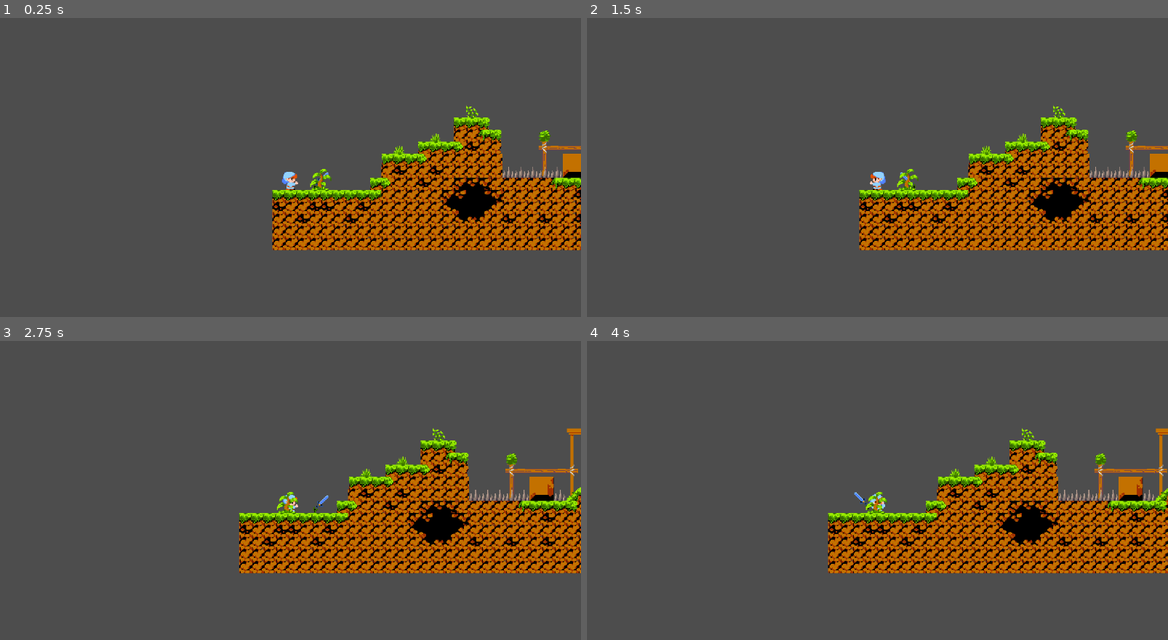
Above: before the commit, frames 1-4 (two rows, left to right).
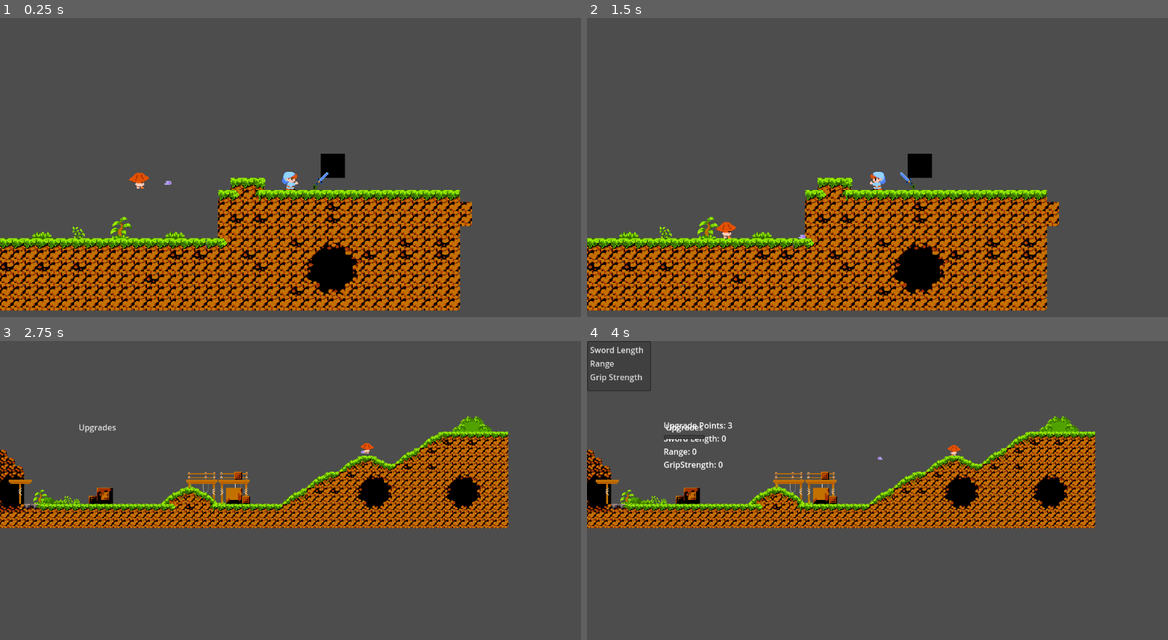
Above: after the commit, the same moments.

Repository: megaeonise/GMTK2023SwordofLegend
Game: Godot game, scene res://Tutorial_Plr.tscn
Two runs of this game, one before a commit and one after it. Both use one fixed random seed, a clock stepped at 60 frames per second and the inputs below. This scene is started directly instead of the project's main scene.
Inputs (mouse positions are in pixels of both pictures, inside the frame that each line leads up to):
- Up to frame 1 (0.25 s): no input
- Up to frame 2 (1.5 s): tap Enter (ui_accept) at 0.5, 0.77, 0.8, 1.07, 1.25, 1.35 s; move the mouse to (1005, 164) at 0.52 s; hold Right (ui_right) from 0.53 s (still down); tap Space (ui_select) at 0.6 s; move the mouse to (761, 197) at 1.27 s
- Up to frame 3 (2.75 s): tap Enter (ui_accept) at 1.52, 1.82, 2, 2.3 s; tap Space (ui_select) at 1.55 s; move the mouse to (348, 433) at 2.02 s; release Right (ui_right) at 2.03 s; press the mouse at (348, 433) at 2.03 s; hold Left (ui_left) from 2.03 s (still down)
- Up to frame 4 (4 s): release Left (ui_left) at 2.75 s; release the mouse at (935, 433) at 2.75 s; click (685, 427) at 2.75 s, where only the run after the commit has a clickable "Upgrades"; tap Enter (ui_accept) at 3.5, 3.77 s; move the mouse to (848, 568) at 3.52 s; hold Right (ui_right) from 3.53 s (still down); right-click (848, 568) at 3.6 s; tap Space (ui_select) at 3.8 s

The runs differ from the first frame. In frame 1, 34% of the frame differs, in the area x 0-100%, y 29-98%; in frame 2, 34%; in frame 3, 25%; in frame 4, 26%.

Commit message:
Added mushroom and  stats

Diff:
--- /dev/null
+++ b/Characters/Mushroom.gd
@@ -0,0 +1,63 @@
+extends CharacterBody2D
+
+var gravity = 10
+var speed = 150
+var can_shoot = true
+var hp = 3
+var damage_taken = 0
+
+
+func _ready():
+	self.add_collision_exception_with($Projectile)
+
+
+func _physics_process(delta):
+	if hp<=0:
+		queue_free()
+	velocity.y += gravity
+	move_and_slide()
+	shoot()
+
+
+
+func shoot():
+	var root_node = get_parent()
+	var player = root_node.get_node('Player')
+	var distance_from_player = global_position.distance_to(player.global_position)
+	var direction = $Projectile.global_position.direction_to(player.global_position)
+	var look = self.global_position.direction_to(player.global_position)
+	if distance_from_player<500 and can_shoot==true:
+		can_shoot = false
+		$Projectile.velocity = direction*speed
+		$Projectile/Timeout.start()
+	if look.x>0:
+		get_node("MushroomSprite").set_flip_h(true)
+		get_node("Projectile/ProjectileSprite").set_flip_h(true)
+	else:
+		get_node('MushroomSprite').set_flip_h(false)
+		get_node("Projectile/ProjectileSprite").set_flip_h(false)
+
+
+
+func _on_timeout_timeout():
+	$Projectile.position = Vector2(0,0)
+	$Projectile.velocity = Vector2(0,0)
+	$Projectile.set_visible(false)
+	$Projectile/Timeout2.start()
+
+
+func _on_timeout_2_timeout():
+	$Projectile.set_visible(true)
+	can_shoot = true
+
+
+func _on_sword_attack(damage):
+	damage_taken = damage
+
+
+func _on_sword_body_entered(body):
+	print(hp)
+	hp-=damage_taken
+	can_shoot=false
+	$MushroomSprite.play('hurt')
+	$Projectile/Timeout2.start()
--- /dev/null
+++ b/Characters/Mushroom.tscn
@@ -0,0 +1,166 @@
+[gd_scene load_steps=24 format=3 uid="uid://h5eims7dm7rq"]
+
+[ext_resource type="Texture2D" uid="uid://3lbag2es0li4" path="res://Characters/Sprites/shroom shooting.png" id="1_3wupm"]
+[ext_resource type="Script" path="res://Characters/Mushroom.gd" id="1_cblyr"]
+[ext_resource type="Texture2D" uid="uid://dki0ecxt8kfrf" path="res://Characters/Sprites/shroom walking.png" id="2_665x8"]
+[ext_resource type="Texture2D" uid="uid://ckah7xgdikmrb" path="res://Characters/Sprites/shroom damage.png" id="2_eklts"]
+[ext_resource type="Script" path="res://Characters/Projectile.gd" id="4_3djtc"]
+[ext_resource type="Texture2D" uid="uid://c1j2qiu66ui6t" path="res://Characters/Sprites/shroom projectile.png" id="4_4ysla"]
+
+[sub_resource type="AtlasTexture" id="AtlasTexture_bpeqe"]
+atlas = ExtResource("2_eklts")
+region = Rect2(0, 0, 32, 32)
+
+[sub_resource type="AtlasTexture" id="AtlasTexture_h282a"]
+atlas = ExtResource("1_3wupm")
+region = Rect2(0, 0, 32, 32)
+
+[sub_resource type="AtlasTexture" id="AtlasTexture_gbubb"]
+atlas = ExtResource("1_3wupm")
+region = Rect2(32, 0, 32, 32)
+
+[sub_resource type="AtlasTexture" id="AtlasTexture_k3wry"]
+atlas = ExtResource("1_3wupm")
+region = Rect2(64, 0, 32, 32)
+
+[sub_resource type="AtlasTexture" id="AtlasTexture_k1wlq"]
+atlas = ExtResource("1_3wupm")
+region = Rect2(96, 0, 32, 32)
+
+[sub_resource type="AtlasTexture" id="AtlasTexture_vgf47"]
+atlas = ExtResource("2_665x8")
+region = Rect2(32, 0, 32, 32)
+
+[sub_resource type="AtlasTexture" id="AtlasTexture_ls7gq"]
+atlas = ExtResource("2_665x8")
+region = Rect2(0, 0, 32, 32)
+
+[sub_resource type="AtlasTexture" id="AtlasTexture_itbbr"]
+atlas = ExtResource("2_665x8")
+region = Rect2(32, 0, 32, 32)
+
+[sub_resource type="AtlasTexture" id="AtlasTexture_bojku"]
+atlas = ExtResource("2_665x8")
+region = Rect2(64, 0, 32, 32)
+
+[sub_resource type="AtlasTexture" id="AtlasTexture_x2aql"]
+atlas = ExtResource("2_665x8")
+region = Rect2(96, 0, 32, 32)
+
+[sub_resource type="SpriteFrames" id="SpriteFrames_aneup"]
+animations = [{
+"frames": [{
+"duration": 1.0,
+"texture": SubResource("AtlasTexture_bpeqe")
+}],
+"loop": true,
+"name": &"hurt",
+"speed": 5.0
+}, {
+"frames": [{
+"duration": 1.0,
+"texture": SubResource("AtlasTexture_h282a")
+}, {
+"duration": 1.0,
+"texture": SubResource("AtlasTexture_gbubb")
+}, {
+"duration": 1.0,
+"texture": SubResource("AtlasTexture_k3wry")
+}, {
+"duration": 1.0,
+"texture": SubResource("AtlasTexture_k1wlq")
+}],
+"loop": true,
+"name": &"shoot",
+"speed": 5.0
+}, {
+"frames": [{
+"duration": 1.0,
+"texture": SubResource("AtlasTexture_vgf47")
+}],
+"loop": true,
+"name": &"stand",
+"speed": 5.0
+}, {
+"frames": [{
+"duration": 1.0,
+"texture": SubResource("AtlasTexture_ls7gq")
+}, {
+"duration": 1.0,
+"texture": SubResource("AtlasTexture_itbbr")
+}, {
+"duration": 1.0,
+"texture": SubResource("AtlasTexture_bojku")
+}, {
+"duration": 1.0,
+"texture": SubResource("AtlasTexture_x2aql")
+}],
+"loop": true,
+"name": &"walk",
+"speed": 5.0
+}]
+
+[sub_resource type="RectangleShape2D" id="RectangleShape2D_e6g0c"]
+
+[sub_resource type="AtlasTexture" id="AtlasTexture_qrye4"]
+atlas = ExtResource("4_4ysla")
+region = Rect2(0, 0, 16, 16)
+
+[sub_resource type="AtlasTexture" id="AtlasTexture_8bpcq"]
+atlas = ExtResource("4_4ysla")
+region = Rect2(16, 0, 16, 16)
+
+[sub_resource type="AtlasTexture" id="AtlasTexture_p5e2s"]
+atlas = ExtResource("4_4ysla")
+region = Rect2(32, 0, 16, 16)
+
+[sub_resource type="SpriteFrames" id="SpriteFrames_vujy6"]
+animations = [{
+"frames": [{
+"duration": 1.0,
+"texture": SubResource("AtlasTexture_qrye4")
+}, {
+"duration": 1.0,
+"texture": SubResource("AtlasTexture_8bpcq")
+}, {
+"duration": 1.0,
+"texture": SubResource("AtlasTexture_p5e2s")
+}],
+"loop": true,
+"name": &"default",
+"speed": 5.0
+}]
+
+[sub_resource type="RectangleShape2D" id="RectangleShape2D_4wu1o"]
+size = Vector2(8, 5)
+
+[node name="Mushroom" type="CharacterBody2D"]
+script = ExtResource("1_cblyr")
+
+[node name="MushroomSprite" type="AnimatedSprite2D" parent="."]
+texture_filter = 1
+sprite_frames = SubResource("SpriteFrames_aneup")
+animation = &"shoot"
+
+[node name="MushroomCollision" type="CollisionShape2D" parent="."]
+shape = SubResource("RectangleShape2D_e6g0c")
+
+[node name="Projectile" type="CharacterBody2D" parent="."]
+script = ExtResource("4_3djtc")
+
+[node name="ProjectileSprite" type="AnimatedSprite2D" parent="Projectile"]
+sprite_frames = SubResource("SpriteFrames_vujy6")
+
+[node name="ProjectileCollision" type="CollisionShape2D" parent="Projectile"]
+shape = SubResource("RectangleShape2D_4wu1o")
+
+[node name="Timeout" type="Timer" parent="Projectile"]
+wait_time = 2.0
+one_shot = true
+
+[node name="Timeout2" type="Timer" parent="Projectile"]
+wait_time = 4.0
+one_shot = true
+
+[connection signal="timeout" from="Projectile/Timeout" to="." method="_on_timeout_timeout"]
+[connection signal="timeout" from="Projectile/Timeout2" to="." method="_on_timeout_2_timeout"]
--- a/Characters/Player.gd
+++ b/Characters/Player.gd
@@ -6,9 +6,10 @@
 var gravity = 200
 var grip = 0
 var on_ground = false
+var hp = 3
 #sword length/dmg, chain length, grip strength
-var upgrade_arr = [0,0,0]
-
+var points = VariableStore.upgrade_points
+var upgrade_arr = [VariableStore.length_upgrade,VariableStore.range_upgrade,VariableStore.grip_upgrade]
 #var length_up = 1
 #var grip_up = 1
 #var chain_up = 1
@@ -22,13 +23,13 @@
 	move_and_slide()
 	direction_finder()
 
-	if Input.is_action_just_pressed('ui_select'):
-		print(upgrade_arr)
-
-	if Input.is_action_just_pressed('ui_accept'):
-		print('tong')
-		for i in range(3):
-			upgrade_arr[i]+=1
+#	if Input.is_action_just_pressed('ui_select'):
+#		print(upgrade_arr)
+#
+#	if Input.is_action_just_pressed('ui_accept'):
+#		print('tong')
+#		for i in range(3):
+#			upgrade_arr[i]+=1
 
 
 func sword_move():
--- a/Characters/Player.tscn
+++ b/Characters/Player.tscn
@@ -9,7 +9,7 @@
 [ext_resource type="Texture2D" uid="uid://la2yrgtk7qwt" path="res://Characters/Sprites/sword static.png" id="3_gnds5"]
 [ext_resource type="Texture2D" uid="uid://i6nnfb586dv0" path="res://Characters/Sprites/Hero hanging in midair.png" id="4_xuqtb"]
 [ext_resource type="Texture2D" uid="uid://b7wwl2oumg4ot" path="res://Characters/Sprites/hero sleeping.png" id="6_1nncu"]
-[ext_resource type="Texture2D" uid="uid://c123r5t8knbo4" path="res://Characters/Sprites/sword attack.png" id="9_iok3l"]
+[ext_resource type="Texture2D" uid="uid://dp8c73xysx3lq" path="res://Characters/Sprites/sword attack-Sheet.png" id="9_udiev"]
 
 [sub_resource type="AtlasTexture" id="AtlasTexture_bb0wl"]
 atlas = ExtResource("2_usldw")
@@ -186,73 +186,73 @@
 size = Vector2(18, 24)
 
 [sub_resource type="RectangleShape2D" id="RectangleShape2D_6p0km"]
-size = Vector2(29, 20)
-
-[sub_resource type="AtlasTexture" id="AtlasTexture_untwk"]
-atlas = ExtResource("9_iok3l")
-region = Rect2(0, 0, 160, 160)
-
-[sub_resource type="AtlasTexture" id="AtlasTexture_anvd1"]
-atlas = ExtResource("9_iok3l")
-region = Rect2(160, 0, 160, 160)
-
-[sub_resource type="AtlasTexture" id="AtlasTexture_t4jpe"]
-atlas = ExtResource("9_iok3l")
-region = Rect2(320, 0, 160, 160)
-
-[sub_resource type="AtlasTexture" id="AtlasTexture_3wqbr"]
-atlas = ExtResource("9_iok3l")
-region = Rect2(480, 0, 160, 160)
-
-[sub_resource type="AtlasTexture" id="AtlasTexture_k6p0j"]
-atlas = ExtResource("9_iok3l")
-region = Rect2(640, 0, 160, 160)
-
-[sub_resource type="AtlasTexture" id="AtlasTexture_dd5q7"]
-atlas = ExtResource("9_iok3l")
-region = Rect2(0, 160, 160, 160)
-
-[sub_resource type="AtlasTexture" id="AtlasTexture_lsm17"]
-atlas = ExtResource("9_iok3l")
-region = Rect2(160, 160, 160, 160)
-
-[sub_resource type="AtlasTexture" id="AtlasTexture_3u77v"]
-atlas = ExtResource("9_iok3l")
-region = Rect2(320, 160, 160, 160)
-
-[sub_resource type="AtlasTexture" id="AtlasTexture_0i4xt"]
-atlas = ExtResource("9_iok3l")
-region = Rect2(480, 160, 160, 160)
+size = Vector2(7.25, 20)
+
+[sub_resource type="AtlasTexture" id="AtlasTexture_vwpbc"]
+atlas = ExtResource("9_udiev")
+region = Rect2(0, 0, 32, 32)
+
+[sub_resource type="AtlasTexture" id="AtlasTexture_aufa1"]
+atlas = ExtResource("9_udiev")
+region = Rect2(32, 0, 32, 32)
+
+[sub_resource type="AtlasTexture" id="AtlasTexture_vth1r"]
+atlas = ExtResource("9_udiev")
+region = Rect2(64, 0, 32, 32)
+
+[sub_resource type="AtlasTexture" id="AtlasTexture_inbtr"]
+atlas = ExtResource("9_udiev")
+region = Rect2(96, 0, 32, 32)
+
+[sub_resource type="AtlasTexture" id="AtlasTexture_k34ul"]
+atlas = ExtResource("9_udiev")
+region = Rect2(128, 0, 32, 32)
+
+[sub_resource type="AtlasTexture" id="AtlasTexture_3tvjb"]
+atlas = ExtResource("9_udiev")
+region = Rect2(160, 0, 32, 32)
+
+[sub_resource type="AtlasTexture" id="AtlasTexture_1lym7"]
+atlas = ExtResource("9_udiev")
+region = Rect2(192, 0, 32, 32)
+
+[sub_resource type="AtlasTexture" id="AtlasTexture_goxdv"]
+atlas = ExtResource("9_udiev")
+region = Rect2(224, 0, 32, 32)
+
+[sub_resource type="AtlasTexture" id="AtlasTexture_j5uje"]
+atlas = ExtResource("9_udiev")
+region = Rect2(256, 0, 32, 32)
 
 [sub_resource type="AtlasTexture" id="AtlasTexture_6srl7"]
 atlas = ExtResource("3_gnds5")
 region = Rect2(0, 0, 32, 32)
 
-[sub_resource type="AtlasTexture" id="AtlasTexture_41uc3"]
-atlas = ExtResource("9_iok3l")
-region = Rect2(160, 0, 160, 160)
-
-[sub_resource type="AtlasTexture" id="AtlasTexture_5847o"]
-atlas = ExtResource("9_iok3l")
-region = Rect2(640, 0, 160, 160)
+[sub_resource type="AtlasTexture" id="AtlasTexture_2ywwi"]
+atlas = ExtResource("9_udiev")
+region = Rect2(256, 0, 32, 32)
+
+[sub_resource type="AtlasTexture" id="AtlasTexture_0ysdw"]
+atlas = ExtResource("9_udiev")
+region = Rect2(128, 0, 32, 32)
 
 [sub_resource type="SpriteFrames" id="SpriteFrames_c6olu"]
 animations = [{
 "frames": [{
 "duration": 1.0,
-"texture": SubResource("AtlasTexture_untwk")
-}, {
-"duration": 1.0,
-"texture": SubResource("AtlasTexture_anvd1")
-}, {
-"duration": 1.0,
-"texture": SubResource("AtlasTexture_t4jpe")
-}, {
-"duration": 1.0,
-"texture": SubResource("AtlasTexture_3wqbr")
-}, {
-"duration": 1.0,
-"texture": SubResource("AtlasTexture_k6p0j")
+"texture": SubResource("AtlasTexture_vwpbc")
+}, {
+"duration": 1.0,
+"texture": SubResource("AtlasTexture_aufa1")
+}, {
+"duration": 1.0,
+"texture": SubResource("AtlasTexture_vth1r")
+}, {
+"duration": 1.0,
+"texture": SubResource("AtlasTexture_inbtr")
+}, {
+"duration": 1.0,
+"texture": SubResource("AtlasTexture_k34ul")
 }],
 "loop": false,
 "name": &"attack",
@@ -260,16 +260,16 @@
 }, {
 "frames": [{
 "duration": 1.0,
-"texture": SubResource("AtlasTexture_dd5q7")
-}, {
-"duration": 1.0,
-"texture": SubResource("AtlasTexture_lsm17")
-}, {
-"duration": 1.0,
-"texture": SubResource("AtlasTexture_3u77v")
-}, {
-"duration": 1.0,
-"texture": SubResource("AtlasTexture_0i4xt")
+"texture": SubResource("AtlasTexture_3tvjb")
+}, {
+"duration": 1.0,
+"texture": SubResource("AtlasTexture_1lym7")
+}, {
+"duration": 1.0,
+"texture": SubResource("AtlasTexture_goxdv")
+}, {
+"duration": 1.0,
+"texture": SubResource("AtlasTexture_j5uje")
 }],
 "loop": false,
 "name": &"attack2",
@@ -285,7 +285,7 @@
 }, {
 "frames": [{
 "duration": 1.0,
-"texture": SubResource("AtlasTexture_41uc3")
+"texture": SubResource("AtlasTexture_2ywwi")
 }],
 "loop": true,
 "name": &"static2",
@@ -293,7 +293,7 @@
 }, {
 "frames": [{
 "duration": 1.0,
-"texture": SubResource("AtlasTexture_5847o")
+"texture": SubResource("AtlasTexture_0ysdw")
 }],
 "loop": true,
 "name": &"static3",
@@ -311,18 +311,19 @@
 [node name="HeroCollision" type="CollisionShape2D" parent="."]
 shape = SubResource("RectangleShape2D_l6ws4")
 
-[node name="Sword" type="CharacterBody2D" parent="."]
+[node name="Sword" type="Area2D" parent="."]
 position = Vector2(40, 0)
 script = ExtResource("2_oj5jn")
 
 [node name="SwordCollision" type="CollisionShape2D" parent="Sword"]
+position = Vector2(-1, 2)
 shape = SubResource("RectangleShape2D_6p0km")
 disabled = true
 
 [node name="SwordSprite" type="AnimatedSprite2D" parent="Sword"]
 texture_filter = 1
 sprite_frames = SubResource("SpriteFrames_c6olu")
-animation = &"static"
+animation = &"static3"
 speed_scale = 1.7
 
 [node name="Buffer" type="Timer" parent="Sword"]
--- /dev/null
+++ b/Characters/Projectile.gd
@@ -0,0 +1,6 @@
+extends CharacterBody2D
+
+
+
+func _physics_process(delta):
+	move_and_slide()
--- a/Characters/Sword.gd
+++ b/Characters/Sword.gd
@@ -1,4 +1,4 @@
-extends CharacterBody2D
+extends Area2D
 
 signal attack(damage)
 var sword_mode = -1
@@ -13,15 +13,13 @@
 
 func _physics_process(delta):
 	var mouse = get_parent().get_local_mouse_position()
-	velocity = Vector2(0,0)
 	sword_move()
 	sword_attack()
-	move_and_slide()
 
 func sword_move():
 	if sword_mode==1:
-		get_node('SwordCollision').set_disabled(false)
-		self.add_collision_exception_with(get_node('HeroSprite'))
+#		get_node('SwordCollision').set_disabled(false)
+#		self.add_collision_exception_with(get_node('HeroSprite'))
 		var mouse_pos = get_global_mouse_position()
 		var player_pos = get_parent().global_transform.origin
 		var distance = player_pos.distance_to(mouse_pos)
@@ -29,10 +27,10 @@
 		if distance > radius:
 			mouse_pos = player_pos + (mouse_dir * radius)
 		global_transform.origin = mouse_pos
-		if position.y > player_pos.y:
-			position.y = player_pos.y+8
-	else:
-		get_node('SwordCollision').set_disabled(true)
+		if global_position.y > player_pos.y:
+			global_position.y = player_pos.y-8
+#	else:
+#		get_node('SwordCollision').set_disabled(true)
 
 func sword_attack():
 	if sword_mode ==1:
@@ -45,16 +43,18 @@
 				else:
 					get_node('SwordSprite').play('attack2')
 					attack_anim = 0
-		if get_node('SwordSprite').animation == 'attack' and get_node('SwordSprite').frame>=2 and get_node('SwordSprite').frame<=3:
-#			attack.emit(1+upgrade_arr[1])
-			print('down')
-		if get_node('SwordSprite').animation == 'attack2' and get_node('SwordSprite').frame>=1 and get_node('SwordSprite').frame<=2:
-#			attack.emit(1+upgrade_arr[1])
-			print('up')
+		if get_node('SwordSprite').animation == 'attack' and get_node('SwordSprite').frame>=2 and get_node('SwordSprite').frame<=4:
+			attack.emit(1+(VariableStore.length_upgrade*0.5))
+			get_node('SwordCollision').set_disabled(false)
+		else:
+			get_node('SwordCollision').set_disabled(true)
+		if get_node('SwordSprite').animation == 'attack2' and get_node('SwordSprite').frame>=1 and get_node('SwordSprite').frame<=3:
+			attack.emit(1+(VariableStore.length_upgrade*0.5))
+			get_node('SwordCollision').set_disabled(false)
+		else:
+			get_node('SwordCollision').set_disabled(true)
 
 
-#	else:
-#		get_node('SwordCollision').set_disabled(true)
 
 
 func _on_player_mode_change(mode):
--- a/Next.gd
+++ b/Next.gd
@@ -7,10 +7,8 @@
 	current = current_scene
 
 
-
-
 func _on_body_entered(body):
-	pass
+	VariableStore.upgrade_points +=3
 	match current:
 		'Tutorial_Plr':
 			get_tree().change_scene_to_file('res://Tutorial_Swd.tscn')
--- a/Tutorial_Plr.tscn
+++ b/Tutorial_Plr.tscn
@@ -1,7 +1,6 @@
-[gd_scene load_steps=6 format=3 uid="uid://q23e78cc1a0f"]
+[gd_scene load_steps=5 format=3 uid="uid://q23e78cc1a0f"]
 
 [ext_resource type="PackedScene" uid="uid://cjmev8unctyfj" path="res://tilemap_collisions.tscn" id="1_q5ta0"]
-[ext_resource type="PackedScene" uid="uid://g6kd448lq21b" path="res://Characters/Player.tscn" id="2_v5dpw"]
 [ext_resource type="Script" path="res://Next.gd" id="3_7xs2i"]
 [ext_resource type="Texture2D" uid="uid://3worsqbiip8l" path="res://TempR/boc rikt.png" id="4_w7id8"]
 
@@ -19,8 +18,8 @@
 [node name="GoalArea" type="CollisionShape2D" parent="Next" index="1"]
 shape = SubResource("RectangleShape2D_dhee1")
 
-[node name="Player" parent="." index="1" instance=ExtResource("2_v5dpw")]
-position = Vector2(-552, -16)
+[node name="Player" parent="." index="1"]
+position = Vector2(352, -104)
 
 [node name="Camera2D" type="Camera2D" parent="Player" index="3"]
 zoom = Vector2(1.5, 1.5)
@@ -41,4 +40,15 @@
 visible = false
 enabled = false
 
+[node name="UpgradeMenu" parent="." index="4"]
+visible = false
+offset_left = 0.0
+offset_top = 0.0
+offset_right = 0.0
+offset_bottom = 0.0
+
 [connection signal="body_entered" from="Next" to="Next" method="_on_body_entered"]
+[connection signal="attack" from="Player/Sword" to="Mushroom" method="_on_sword_attack"]
+[connection signal="body_entered" from="Player/Sword" to="Mushroom" method="_on_sword_body_entered"]
+
+[editable path="Player"]
--- a/Tutorial_Swd.tscn
+++ b/Tutorial_Swd.tscn
@@ -1,6 +1,9 @@
-[gd_scene load_steps=4 format=3 uid="uid://uoxyxvu5jm3e"]
+[gd_scene load_steps=7 format=3 uid="uid://uoxyxvu5jm3e"]
 
+[ext_resource type="PackedScene" uid="uid://g6kd448lq21b" path="res://Characters/Player.tscn" id="1_i608c"]
 [ext_resource type="Texture2D" uid="uid://bw8cjgw5qymvu" path="res://Tiles.png" id="1_kotps"]
+[ext_resource type="PackedScene" uid="uid://bggqobs0nimuh" path="res://UpgradeMenu.tscn" id="3_odwn5"]
+[ext_resource type="PackedScene" uid="uid://h5eims7dm7rq" path="res://Characters/Mushroom.tscn" id="4_aglxt"]
 
 [sub_resource type="TileSetAtlasSource" id="TileSetAtlasSource_87l3r"]
 texture = ExtResource("1_kotps")
@@ -1332,6 +1335,8 @@
 
 [node name="Node2D" type="Node2D"]
 
+[node name="Player" parent="." instance=ExtResource("1_i608c")]
+
 [node name="TileMap" type="TileMap" parent="."]
 tile_set = SubResource("TileSet_lp7k1")
 format = 2
@@ -1346,3 +1351,12 @@
 
 [node name="Camera2D" type="Camera2D" parent="."]
 scale = Vector2(0.949434, 0.777483)
+
+[node name="UpgradeMenu" parent="." instance=ExtResource("3_odwn5")]
+offset_left = -424.0
+offset_top = -168.0
+offset_right = -342.0
+offset_bottom = -137.0
+
+[node name="Mushroom" parent="." instance=ExtResource("4_aglxt")]
+position = Vector2(152, -112)
--- /dev/null
+++ b/UpgradeMenu.gd
@@ -0,0 +1,34 @@
+extends MenuButton
+
+var empty = 'Upgrade Points: %s\nSword Length: %s\nRange: %s\nGripStrength: %s'
+
+func _ready():
+	$Upgrades.add_item('Sword Length', 0)
+	$Upgrades.add_item('Range', 1)
+	$Upgrades.add_item('Grip Strength', 2)
+
+
+func _on_upgrades_id_pressed(id):
+	if VariableStore.upgrade_points>0:
+		match id:
+			0:
+				VariableStore.length_upgrade += 1
+			1:
+				VariableStore.range_upgrade += 1
+			2:
+				VariableStore.grip_upgrade +=1
+		VariableStore.upgrade_points-=1
+
+
+func _process(delta):
+	$Status.set_text(empty % [VariableStore.upgrade_points,VariableStore.length_upgrade,VariableStore.range_upgrade,VariableStore.grip_upgrade])
+
+
+
+
+func _on_toggled(button_pressed):
+	$Upgrades.popup()
+	if $Status.visible == false:
+		$Status.set_visible(true)
+	else:
+		$Status.set_visible(false)
--- /dev/null
+++ b/UpgradeMenu.tscn
@@ -0,0 +1,18 @@
+[gd_scene load_steps=2 format=3 uid="uid://bggqobs0nimuh"]
+
+[ext_resource type="Script" path="res://UpgradeMenu.gd" id="1_l4ijs"]
+
+[node name="UpgradeMenu" type="MenuButton"]
+text = "Upgrades"
+script = ExtResource("1_l4ijs")
+
+[node name="Upgrades" type="PopupMenu" parent="."]
+
+[node name="Status" type="Label" parent="."]
+visible = false
+layout_mode = 0
+offset_right = 40.0
+offset_bottom = 23.0
+
+[connection signal="toggled" from="." to="." method="_on_toggled"]
+[connection signal="id_pressed" from="Upgrades" to="." method="_on_upgrades_id_pressed"]
--- /dev/null
+++ b/VariableStore.gd
@@ -0,0 +1,6 @@
+extends Node
+
+var length_upgrade = 0
+var range_upgrade = 0
+var grip_upgrade = 0
+var upgrade_points = 0
--- a/project.godot
+++ b/project.godot
@@ -17,7 +17,7 @@
 
 [autoload]
 
-Player="*res://Characters/Player.tscn"
+VariableStore="*res://VariableStore.gd"
 
 [input]
 
Binary file added: Characters/Sprites/shroom damage.png
Not shown, added: Characters/Sprites/shroom damage.png.import
Binary file added: Characters/Sprites/shroom projectile.png
Not shown, added: Characters/Sprites/shroom projectile.png.import
Binary file added: Characters/Sprites/shroom shooting.png
Not shown, added: Characters/Sprites/shroom shooting.png.import
Binary file added: Characters/Sprites/shroom walking.png
Not shown, added: Characters/Sprites/shroom walking.png.import
Binary file added: Characters/Sprites/sword attack-Sheet.png
Not shown, added: Characters/Sprites/sword attack-Sheet.png.import
